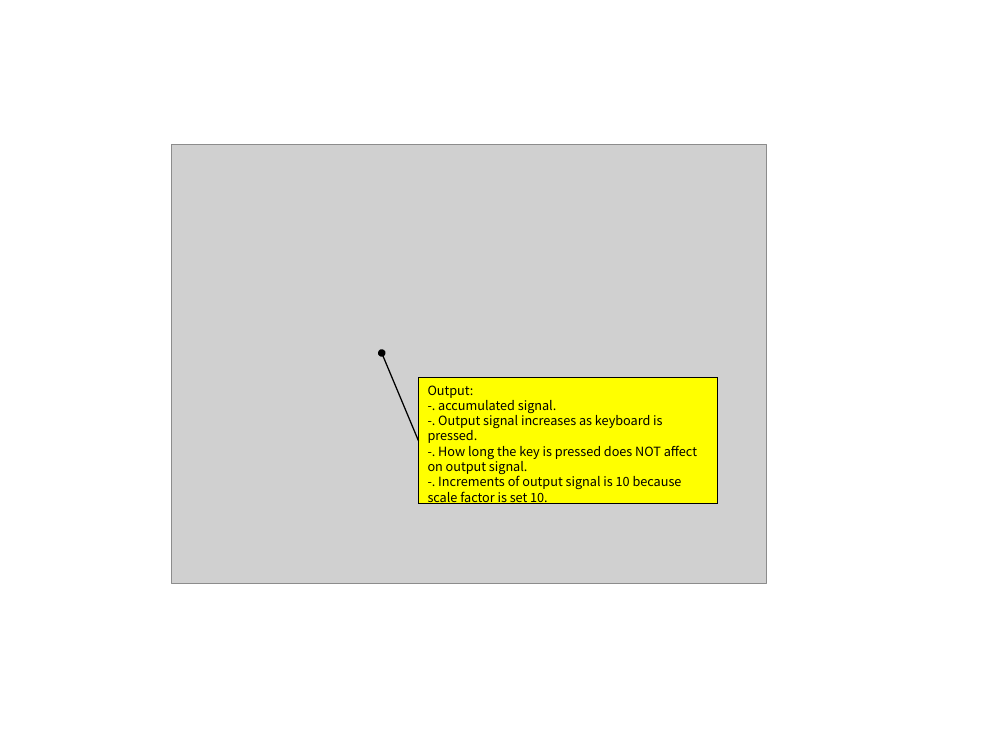
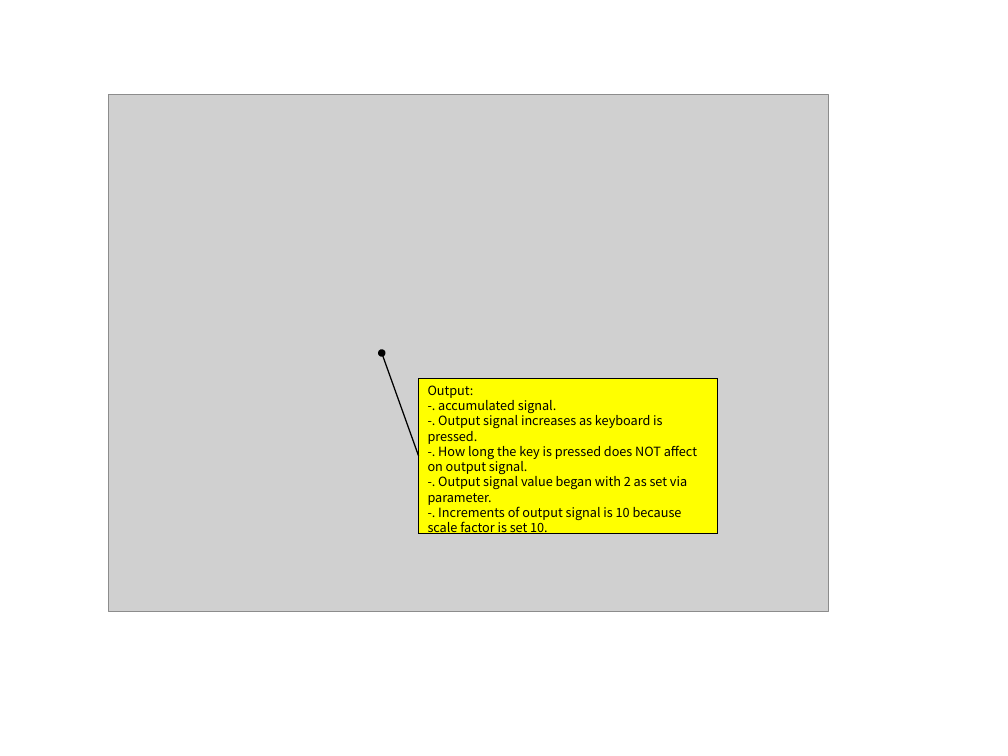
Before and after one commit to zeta-plusplus/FluidSystemComponents, a slide deck: slide 10 of figs/makeFig.pptx. Drawn at 1008x756 pixels with LibreOffice and Linux fonts; fonts in the diff are those of the drawing; grey boxes stand for pictures. Boxes give left, top, right and bottom in pixels: in the first picture for what was removed or moved away, otherwise in the second. Text is boxed around its words. In the diff, an @@ line names an element or a change of style, - is before the commit and + after.

```diff
--- a/figs/makeFig.pptx
+++ b/figs/makeFig.pptx
@@ picture: place and size @@
-picture at (172,145,767,584)
+picture at (109,94,829,612)
@@ arrow moved from (419, 441) - (382, 353) to (419, 456) - (382, 353) @@
@@ rectangle "Output:": place and size @@
-rectangle "Output:" at (419,378,718,504)
+rectangle "Output:" at (419,378,718,533)
@@ text in rectangle at (428,473,687,505): paragraph added @@
+-. Output signal value began with 2 as set via parameter.
```
Also in this commit, not shown: 7 other slides changed, 8 other files.
